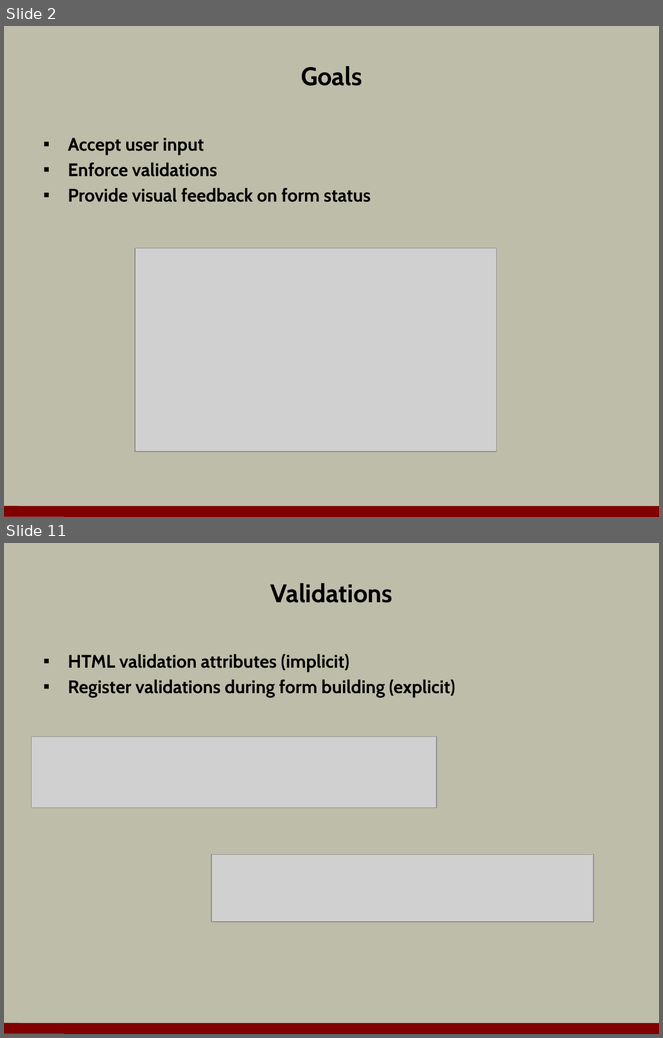
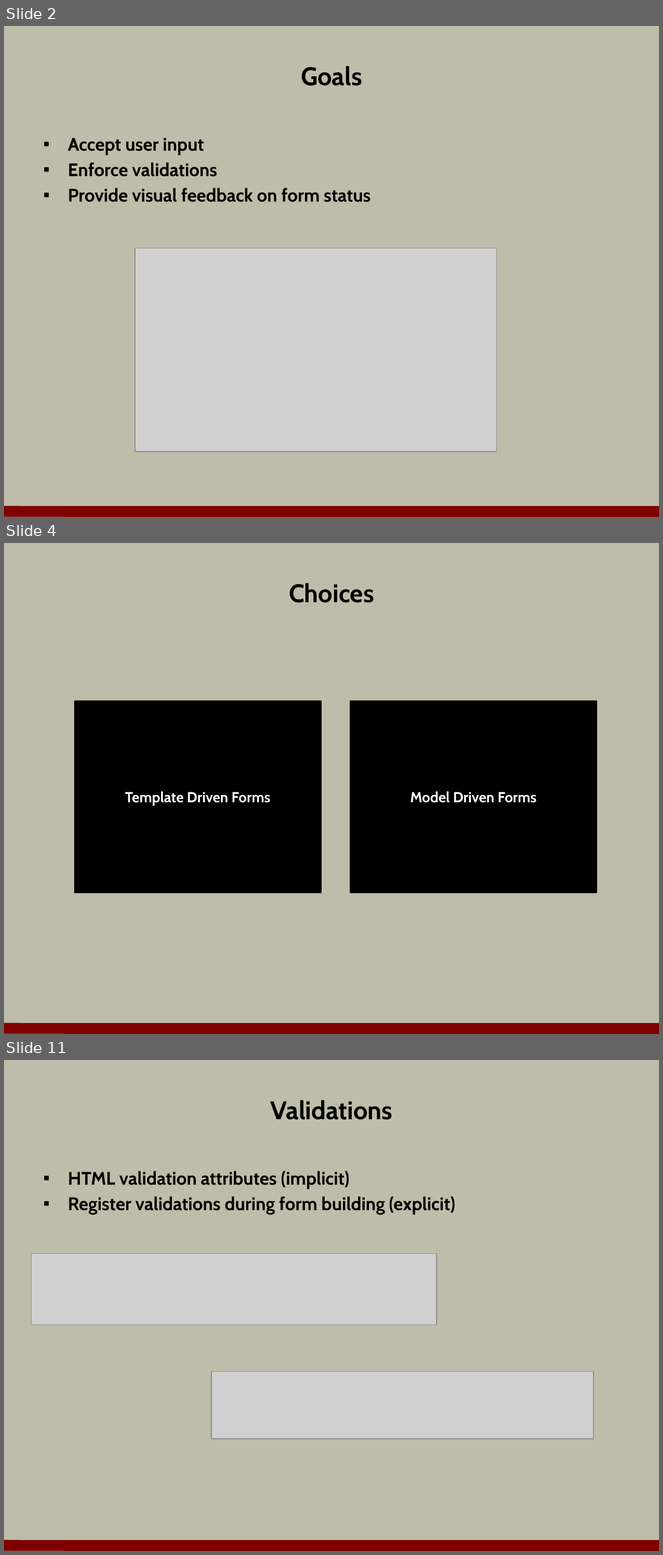
Before and after one commit to OdeToCode/classes, a slide deck: angular2/slides/06_forms.pptx. Shown one above the other, each under a label of ours: slides 2 and 11 before the commit, slides 2, 4 and 11 after it; the slides between them are not shown. The pictures are 663x1038 and 663x1555 pixels, drawn with LibreOffice and Linux fonts; fonts in the diff are those of the drawing; grey boxes stand for pictures; background and template pictures are left out. Boxes give left, top, right and bottom in pixels: in the first picture for what was removed or moved away, otherwise in the second. Text is boxed around its words. In the diff, an @@ line names an element or a change of style, - is before the commit and + after.

Commit message:
finished forms

```diff
--- a/angular2/slides/06_forms.pptx
+++ b/angular2/slides/06_forms.pptx
@@ slide 4 added at [4, 543, 659, 1034], background #BDBDA9; not listed: 1 template element that a slide beside it also shows @@
@@ title added at [289, 583, 374, 603], 28 pt, text #000000, bold @@
+Choices
@@ rectangle added at [75, 702, 321, 893], fill #000000, outline #000000 2 pt, 16 pt, text #FFFFFF, bold @@
+Template Driven Forms
@@ rectangle added at [351, 702, 596, 893], fill #000000, outline #000000 2 pt, 16 pt, text #FFFFFF, bold @@
+Model Driven Forms
```
Also in this commit, not shown: 3 slides changed, 6 other slides added, 9 slides removed.
